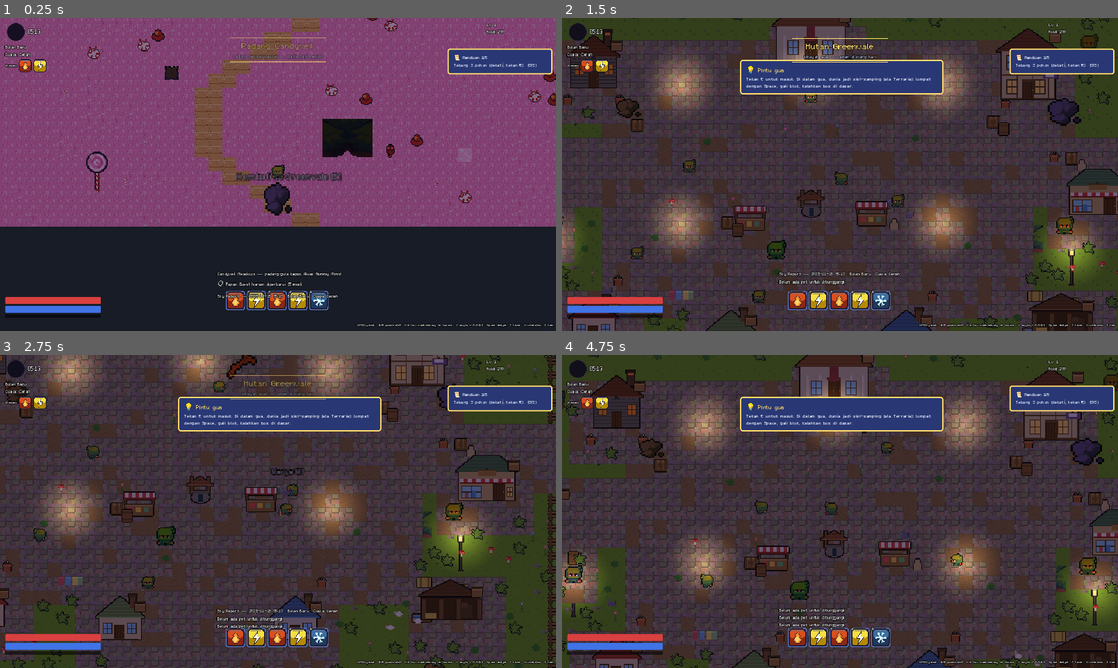
Above: before the commit, frames 1-4 (two rows, left to right).
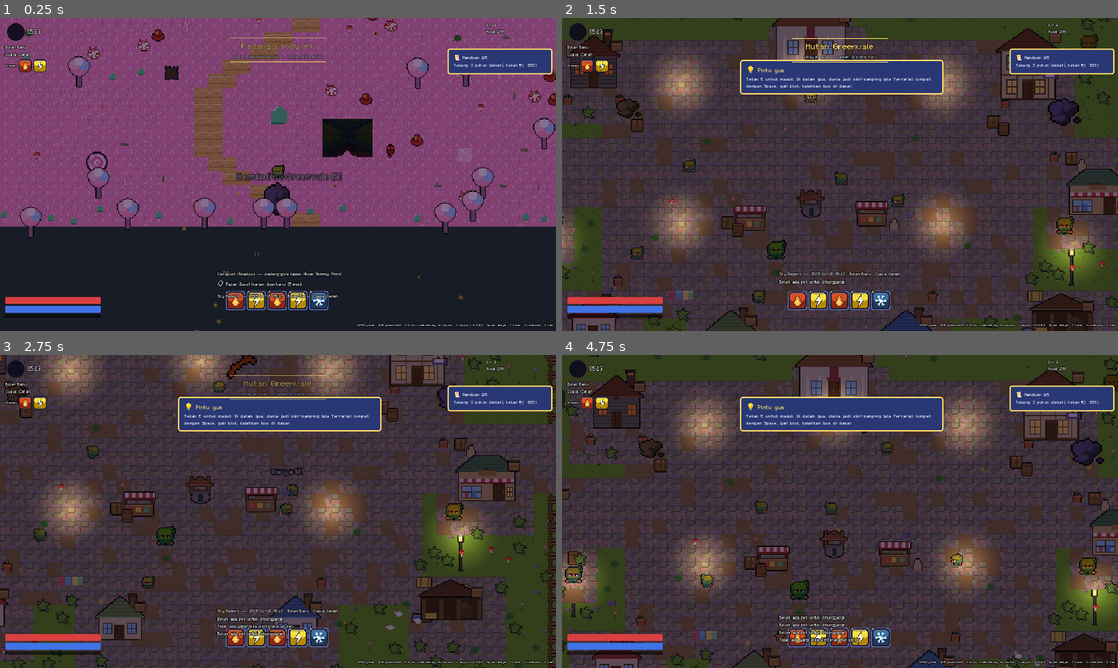
Above: after the commit, the same moments.

Repository: lifkieh/Aetherion
Game: Godot game, scene res://scenes/world/Candyveil.tscn
Same seed, same stepped clock (60 frames per second), same inputs: the game is played once before the commit and once after it. This scene is started directly instead of the project's main scene.
Inputs (mouse positions are in pixels of both pictures, inside the frame that each line leads up to):
- Up to frame 1 (0.25 s): no input
- Up to frame 2 (1.5 s): tap Enter at 0.5 s; move the mouse to (962, 158) at 0.52 s; hold D (move_right) 0.53-1.28 s; hold E (interact) 0.53-1.28 s; click (962, 158) at 0.67 s; tap R (mount) at 0.8, 1.35 s; move the mouse to (728, 190) at 1.27 s; hold S (move_down) from 1.28 s (still down)
- Up to frame 3 (2.75 s): tap E (interact) at 1.55 s; move the mouse to (333, 442) at 2.02 s; release S (move_down) at 2.03 s; hold D (move_right) from 2.03 s (still down); hold J (attack) from 2.03 s (still down); tap R (mount) at 2.3 s
- Up to frame 4 (4.75 s): move the mouse to (812, 574) at 2.77 s; release D (move_right) at 2.78 s; release J (attack) at 2.78 s; hold W (move_up) 2.78-3.53 s; tap Space (dodge) at 2.85, 3.5 s; click (812, 574) at 2.92 s; tap E (interact) at 3.05, 4.55 s; move the mouse to (1006, 558) at 3.52 s; hold E (interact) 3.53-4.28 s; hold A (move_left) from 3.53 s (still down); tap R (mount) at 3.8, 4.35 s; move the mouse to (673, 464) at 4.27 s

The runs differ from the first frame. In frame 1, 2.6% of the frame differs, in the area x 0-100%, y 0-100%; in frame 2, less than 0.1%; in frame 3, 0.3%; in frame 4, 0.5%.

Commit message:
R2 Part 2: densify the 3 wild regions
- New WildDresser (reusable): themed decorative scatter (~62% grid fill) so every
  screen has 12-20 dressing objects, a dense edge band that reads as a natural
  boundary, 4 directional landmarks for map-less navigation, and dirt-path linking.
  Themes: forest (oak/pine/birch/dead/giant trees, bush, stump, log, statue, gate,
  ruins), candy (cotton-candy trees, gumdrops, lollipops, candy canes), desert
  (cacti, dead brush, sandstone, dead trees, ruins).
- New Ambience: cheap GPU-particle atmosphere following the player — butterflies by
  day / fireflies by night (forest), drifting sugar (candy), blowing dust (desert);
  off in eco-mode.
- Wired into Greenvale (forest ring around town + path to dungeon), Candyveil (candy)
  and Desert (desert). Gather nodes + dungeon kept out of/around the town.
- 15 new original nature/landmark sprites (PIL). 60 fps @ 1533 nodes. 229/229 tests.
  Also fixed a date-seeded quest test to emit the rolled quest's actual target.

Co-Authored-By: Claude Opus 4.8 (1M context) <noreply@anthropic.com>

Diff:
--- a/game/scenes/Main.gd
+++ b/game/scenes/Main.gd
@@ -26,7 +26,7 @@
 	SafeZone.set_region("greenvale")   # town = monster-free safe zone (UI/UX §4)
 	_build_ground()
 	_build_boundaries()
-	_scatter_props()
+	_dress_wild()                      # R2 Part 2: dense forest outside the town
 	_build_sky()
 	_build_weather()
 	_spawn_player()
@@ -254,6 +254,19 @@
 		cs.position = rc.position + rc.size / 2
 		walls.add_child(cs)
 
+func _dress_wild() -> void:
+	# R2 Part 2 — dense forest ring around the town, directional landmarks, edge band,
+	# a dirt path to the dungeon, and ambient butterflies/fireflies.
+	var center := Vector2(MAP_W * TILE / 2, MAP_H * TILE / 2)
+	var town := Rect2(center - Vector2(418, 384), Vector2(836, 768))
+	var dungeon := center + Vector2(0, 430)
+	var paths := [[center + Vector2(0, 360), dungeon]]
+	WildDresser.dress(self, "forest", MAP_W, MAP_H, [town], paths)
+	var amb := Node2D.new()
+	amb.set_script(load("res://scenes/systems/Ambience.gd"))
+	add_child(amb)
+	amb.setup("forest")
+
 func _scatter_props() -> void:
 	var props := Node2D.new()
 	props.name = "Props"
@@ -359,10 +372,19 @@
 	holder.name = "GatherNodes"
 	holder.y_sort_enabled = true
 	add_child(holder)
+	var center := Vector2(MAP_W * TILE / 2, MAP_H * TILE / 2)
+	var town := Rect2(center - Vector2(430, 396), Vector2(860, 792))
+	for i in range(14):
+		_add_gather_node(holder, "tree", _wild_pos(town))
 	for i in range(10):
-		_add_gather_node(holder, "tree", Vector2(randf_range(48, MAP_W * TILE - 48), randf_range(48, MAP_H * TILE - 48)))
-	for i in range(8):
-		_add_gather_node(holder, "ore", Vector2(randf_range(48, MAP_W * TILE - 48), randf_range(48, MAP_H * TILE - 48)))
+		_add_gather_node(holder, "ore", _wild_pos(town))
+
+func _wild_pos(town: Rect2) -> Vector2:
+	for _try in range(12):
+		var p := Vector2(randf_range(48, MAP_W * TILE - 48), randf_range(48, MAP_H * TILE - 48))
+		if not town.has_point(p):
+			return p
+	return Vector2(64, 64)
 
 func _spawn_interactables() -> void:
 	# R2 Part 1: a dense, real town — buildings, streets, well, lamps, fences, deco,
@@ -374,8 +396,8 @@
 	_place_portal(center + Vector2(-400, 24), "res://scenes/world/Desert.tscn", "◀ Gurun Reruntuhan [E]")
 	_place_portal(center + Vector2(400, 24), "res://scenes/world/Candyveil.tscn", "Padang Candyveil ▶ [E]")
 	_place_portal(center + Vector2(70, 116), "res://scenes/homestead/Homestead.tscn", "Rumah (Homestead) [E]")
-	# Dungeon entrance just outside the south gate.
-	_place_interactable("dungeon", center + Vector2(0, 300))
+	# Dungeon entrance just outside the south gate (dirt path leads to it).
+	_place_interactable("dungeon", center + Vector2(0, 430))
 
 	# --- fishing ponds well outside the town ---
 	for p in [Vector2(-520, 300), Vector2(540, -300), Vector2(-540, -280)]:
--- /dev/null
+++ b/game/scenes/systems/Ambience.gd
@@ -0,0 +1,92 @@
+extends Node2D
+## Ambience (R2 Part 2) — cheap GPU-particle atmosphere that follows the player:
+## forest → butterflies by day, fireflies by night; candy → drifting sugar;
+## desert → blowing dust. One or two GPUParticles2D nodes, emission box ~screen size.
+
+var theme := "forest"
+var _day: GPUParticles2D
+var _night: GPUParticles2D
+var _cd := 0.0
+
+func setup(t: String) -> void:
+	theme = t
+
+func _ready() -> void:
+	z_index = 30
+	match theme:
+		"candy":
+			_day = _make(_dot(Color(1, 1, 1, 0.9), 3), 16, Vector2(6, -14), Color(1, 0.9, 0.95), 3.2)
+		"desert":
+			_day = _make(_dot(Color(0.85, 0.75, 0.55, 0.5), 3), 14, Vector2(34, 4), Color(0.9, 0.82, 0.6), 3.5)
+		_:
+			_day = _make(_butterfly(), 12, Vector2(10, -4), Color(1, 1, 1), 4.0)      # butterflies
+			_night = _make(_dot(Color(1.0, 0.95, 0.5, 1.0), 3), 14, Vector2(4, -4), Color(1.0, 0.9, 0.4), 4.5)
+	_refresh()
+
+func _make(tex: Texture2D, amount: int, drift: Vector2, col: Color, life: float) -> GPUParticles2D:
+	var p := GPUParticles2D.new()
+	p.amount = amount
+	p.lifetime = life
+	p.preprocess = life
+	p.texture = tex
+	p.modulate = col
+	var m := ParticleProcessMaterial.new()
+	m.emission_shape = ParticleProcessMaterial.EMISSION_SHAPE_BOX
+	m.emission_box_extents = Vector3(360, 220, 0)          # ~screen area at 2x
+	m.direction = Vector3(drift.x, drift.y, 0)
+	m.spread = 40.0
+	m.initial_velocity_min = 6.0
+	m.initial_velocity_max = 18.0
+	m.gravity = Vector3(0, -2 if theme == "candy" else 0, 0)
+	m.scale_min = 0.7
+	m.scale_max = 1.3
+	m.angle_min = -180; m.angle_max = 180
+	m.angular_velocity_min = -40; m.angular_velocity_max = 40
+	var curve := Curve.new()
+	curve.add_point(Vector2(0, 0)); curve.add_point(Vector2(0.2, 1)); curve.add_point(Vector2(0.8, 1)); curve.add_point(Vector2(1, 0))
+	var ct := CurveTexture.new(); ct.curve = curve
+	m.alpha_curve = ct
+	p.process_material = m
+	add_child(p)
+	return p
+
+func _process(delta: float) -> void:
+	var pl := get_tree().get_first_node_in_group("player")
+	if pl:
+		global_position = pl.global_position
+	_cd -= delta
+	if _cd > 0.0:
+		return
+	_cd = 1.0
+	_refresh()
+
+func _refresh() -> void:
+	if Settings.eco_mode:
+		if _day: _day.emitting = false
+		if _night: _night.emitting = false
+		return
+	var night := GameClock.is_night()
+	if theme == "forest":
+		if _day: _day.emitting = not night
+		if _night: _night.emitting = night
+	else:
+		if _day: _day.emitting = true
+
+func _dot(col: Color, r: int) -> Texture2D:
+	var s := r * 2 + 2
+	var img := Image.create(s, s, false, Image.FORMAT_RGBA8)
+	for y in range(s):
+		for x in range(s):
+			var d: float = Vector2(x - s * 0.5, y - s * 0.5).length() / r
+			img.set_pixel(x, y, Color(col.r, col.g, col.b, col.a * clampf(1.0 - d, 0.0, 1.0)))
+	return ImageTexture.create_from_image(img)
+
+func _butterfly() -> Texture2D:
+	var img := Image.create(8, 6, false, Image.FORMAT_RGBA8)
+	var cols := [Color(1, 0.6, 0.2), Color(0.9, 0.4, 0.7), Color(0.5, 0.7, 1.0)]
+	var c: Color = cols[randi() % cols.size()]
+	for p in [Vector2i(1,1),Vector2i(2,1),Vector2i(1,2),Vector2i(2,3),Vector2i(1,4),Vector2i(5,1),Vector2i(6,1),Vector2i(5,2),Vector2i(5,3),Vector2i(6,4)]:
+		img.set_pixel(p.x, p.y, c)
+	img.set_pixel(3, 2, Color(0.2, 0.2, 0.2)); img.set_pixel(4, 2, Color(0.2, 0.2, 0.2))  # body
+	img.set_pixel(3, 3, Color(0.2, 0.2, 0.2)); img.set_pixel(4, 3, Color(0.2, 0.2, 0.2))
+	return ImageTexture.create_from_image(img)
--- /dev/null
+++ b/game/scenes/systems/WildDresser.gd
@@ -0,0 +1,127 @@
+class_name WildDresser
+extends RefCounted
+## WildDresser (R2 Part 2) — densifies a wild region: themed decorative flora/rocks
+## scattered so every screen has 12-20 dressing objects, a dense edge band that reads
+## as a natural boundary, unique directional landmarks for map-less navigation, and
+## dirt paths linking points of interest. Reusable by Greenvale / Candyveil / Desert.
+
+const TILE := 16
+const PDIR := "res://assets/game/sprites/props/"
+
+# Themed decorative sprite pools (weighted by repetition).
+const THEMES := {
+	"forest": ["tree_oak", "tree_oak", "tree_pine", "tree_birch", "bush", "bush", "stump",
+		"log_fallen", "tree_dead", "mushroom", "flower_pink", "flower_blue", "rock", "pebbles", "grass"],
+	"candy": ["tree_candy", "tree_candy", "gumdrop", "lollipop", "candy_cane", "bush",
+		"flower_pink", "flower_pink", "pebbles", "mushroom"],
+	"desert": ["cactus", "cactus_ball", "dead_bush", "dead_bush", "desert_rock", "desert_rock",
+		"tree_dead", "rock", "pebbles"],
+}
+# Edge-band sprite (natural wall) per theme.
+const EDGE := {"forest": ["tree_pine", "tree_oak"], "candy": ["tree_candy", "gumdrop"], "desert": ["desert_rock", "cactus"]}
+# Directional landmarks [sprite, scale] — N, E, S, W.
+const LANDMARKS := {
+	"forest": [["tree_giant", 1.4], ["statue", 1.4], ["stone_gate", 1.3], ["ruins", 1.3]],
+	"candy": [["tree_candy", 2.4], ["lollipop", 2.6], ["gumdrop", 2.6], ["ruins", 1.2]],
+	"desert": [["ruins", 1.4], ["statue", 1.4], ["stone_gate", 1.4], ["cactus", 2.2]],
+}
+
+## Dress a whole region. `avoid` = Array of Rect2 (world) to keep clear (town/spawn).
+static func dress(host: Node2D, theme: String, map_w: int, map_h: int, avoid: Array = [], paths: Array = []) -> void:
+	var holder := Node2D.new()
+	holder.name = "WildDressing"
+	holder.y_sort_enabled = false
+	host.add_child(holder)
+	var W := map_w * TILE
+	var H := map_h * TILE
+	var pool: Array = THEMES.get(theme, THEMES["forest"])
+
+	_paint_paths(host, paths)                       # dirt paths under everything
+	_scatter(holder, pool, W, H, avoid)             # dense interior scatter
+	_edge_band(holder, theme, W, H)                 # natural boundary
+	_landmarks(holder, theme, W, H)                 # navigation anchors
+
+static func _place(holder: Node2D, name: String, pos: Vector2, scale := 1.0) -> void:
+	var s := Sprite2D.new()
+	s.texture = load(PDIR + name + ".png")
+	s.texture_filter = CanvasItem.TEXTURE_FILTER_NEAREST
+	s.global_position = pos
+	if scale != 1.0:
+		s.scale = Vector2(scale, scale)
+	s.z_index = int(pos.y)
+	holder.add_child(s)
+
+static func _blocked(pos: Vector2, avoid: Array) -> bool:
+	for r in avoid:
+		if (r as Rect2).has_point(pos):
+			return true
+	return false
+
+static func _scatter(holder: Node2D, pool: Array, W: int, H: int, avoid: Array) -> void:
+	# jittered grid so the whole map is populated but not gridlike
+	var step := 46
+	for gy in range(1, int(H / step)):
+		for gx in range(1, int(W / step)):
+			if randf() > 0.62:                      # ~62% fill density
+				continue
+			var pos := Vector2(gx * step + randf_range(-16, 16), gy * step + randf_range(-16, 16))
+			pos.x = clampf(pos.x, 24, W - 24); pos.y = clampf(pos.y, 24, H - 24)
+			if _blocked(pos, avoid):
+				continue
+			_place(holder, pool[randi() % pool.size()], pos)
+
+static func _edge_band(holder: Node2D, theme: String, W: int, H: int) -> void:
+	var edge: Array = EDGE.get(theme, EDGE["forest"])
+	var margin := 30
+	# top & bottom rows
+	for x in range(margin, W - margin, 30):
+		if randf() < 0.85:
+			_place(holder, edge[randi() % edge.size()], Vector2(x + randf_range(-6, 6), randf_range(6, 26)))
+		if randf() < 0.85:
+			_place(holder, edge[randi() % edge.size()], Vector2(x + randf_range(-6, 6), H - randf_range(6, 26)))
+	# left & right columns
+	for y in range(margin, H - margin, 30):
+		if randf() < 0.85:
+			_place(holder, edge[randi() % edge.size()], Vector2(randf_range(6, 26), y + randf_range(-6, 6)))
+		if randf() < 0.85:
+			_place(holder, edge[randi() % edge.size()], Vector2(W - randf_range(6, 26), y + randf_range(-6, 6)))
+
+static func _landmarks(holder: Node2D, theme: String, W: int, H: int) -> void:
+	var lm: Array = LANDMARKS.get(theme, LANDMARKS["forest"])
+	var cx := W * 0.5; var cy := H * 0.5
+	var spots := [Vector2(cx, cy - H * 0.34), Vector2(cx + W * 0.36, cy), Vector2(cx, cy + H * 0.34), Vector2(cx - W * 0.36, cy)]
+	for i in range(min(4, lm.size())):
+		_place(holder, lm[i][0], spots[i], lm[i][1])
+
+static func _paint_paths(host: Node2D, paths: Array) -> void:
+	if paths.is_empty():
+		return
+	var ts := TileSet.new()
+	ts.tile_size = Vector2i(TILE, TILE)
+	var src := TileSetAtlasSource.new()
+	src.texture = load("res://assets/game/tiles/dirt_path.png")
+	src.texture_region_size = Vector2i(TILE, TILE)
+	src.create_tile(Vector2i(0, 0))
+	ts.add_source(src)
+	var layer := TileMapLayer.new()
+	layer.name = "PathLayer"
+	layer.tile_set = ts
+	layer.z_index = 1
+	host.add_child(layer)
+	for pr in paths:
+		_line(layer, pr[0], pr[1])
+
+static func _line(layer: TileMapLayer, a: Vector2, b: Vector2) -> void:
+	# an L-shaped 2-wide dirt path from a to b
+	var at := Vector2i(int(a.x / TILE), int(a.y / TILE))
+	var bt := Vector2i(int(b.x / TILE), int(b.y / TILE))
+	var x := at.x
+	while x != bt.x:
+		for dy in [0, 1]:
+			layer.set_cell(Vector2i(x, at.y + dy), 0, Vector2i(0, 0))
+		x += 1 if bt.x > x else -1
+	var y := at.y
+	while y != bt.y:
+		for dx in [0, 1]:
+			layer.set_cell(Vector2i(bt.x + dx, y), 0, Vector2i(0, 0))
+		y += 1 if bt.y > y else -1
--- a/game/scenes/world/Candyveil.gd
+++ b/game/scenes/world/Candyveil.gd
@@ -22,6 +22,7 @@
 	_build_ground()
 	_build_boundaries()
 	_scatter_props()
+	_dress_wild()
 	_build_sky()
 	_build_weather()
 	_spawn_player()
@@ -36,6 +37,16 @@
 	EventBus.toast.emit("Candyveil Meadows — padang gula kapas. Awas Gummy Mimic!")
 	if OS.get_environment("AETHER_SHOT") == "1":
 		_shot_at = 1.6
+
+func _dress_wild() -> void:
+	# R2 Part 2 — candy-themed density: cotton-candy trees, gumdrops, landmarks, edge.
+	var spawn := Vector2(MAP_W * TILE * 0.5, MAP_H * TILE - 60)
+	var avoid := [Rect2(spawn - Vector2(130, 140), Vector2(260, 220))]
+	WildDresser.dress(self, "candy", MAP_W, MAP_H, avoid, [])
+	var amb := Node2D.new()
+	amb.set_script(load("res://scenes/systems/Ambience.gd"))
+	add_child(amb)
+	amb.setup("candy")
 
 func _process(delta: float) -> void:
 	if canvas_mod:
--- a/game/scenes/world/Desert.gd
+++ b/game/scenes/world/Desert.gd
@@ -21,6 +21,7 @@
 	_build_ground()
 	_build_boundaries()
 	_scatter_props()
+	_dress_wild()
 	_build_sky()
 	_spawn_player()
 	_spawn_gathering()
@@ -31,6 +32,16 @@
 	EventBus.toast.emit("Desert of Ruins — reruntuhan kuno. Rock Golem kebal petir (grounding).")
 	if OS.get_environment("AETHER_SHOT") == "1":
 		_shot_at = 1.6
+
+func _dress_wild() -> void:
+	# R2 Part 2 — desert density: cacti, dead brush, sandstone, ruins/statue landmarks.
+	var spawn := Vector2(MAP_W * TILE * 0.5, MAP_H * TILE - 60)
+	var avoid := [Rect2(spawn - Vector2(130, 140), Vector2(260, 220))]
+	WildDresser.dress(self, "desert", MAP_W, MAP_H, avoid, [])
+	var amb := Node2D.new()
+	amb.set_script(load("res://scenes/systems/Ambience.gd"))
+	add_child(amb)
+	amb.setup("desert")
 
 func _process(delta: float) -> void:
 	if canvas_mod:
Binary file added: game/assets/game/sprites/props/cactus.png
Not shown, added: game/assets/game/sprites/props/cactus.png.import
Binary file added: game/assets/game/sprites/props/cactus_ball.png
Not shown, added: game/assets/game/sprites/props/cactus_ball.png.import
Binary file added: game/assets/game/sprites/props/dead_bush.png
Not shown, added: game/assets/game/sprites/props/dead_bush.png.import
Binary file added: game/assets/game/sprites/props/desert_rock.png
Not shown, added: game/assets/game/sprites/props/desert_rock.png.import
Binary file added: game/assets/game/sprites/props/log_fallen.png
Not shown, added: game/assets/game/sprites/props/log_fallen.png.import
Binary file added: game/assets/game/sprites/props/ruins.png
Not shown, added: game/assets/game/sprites/props/ruins.png.import
(and 22 more such lines)
